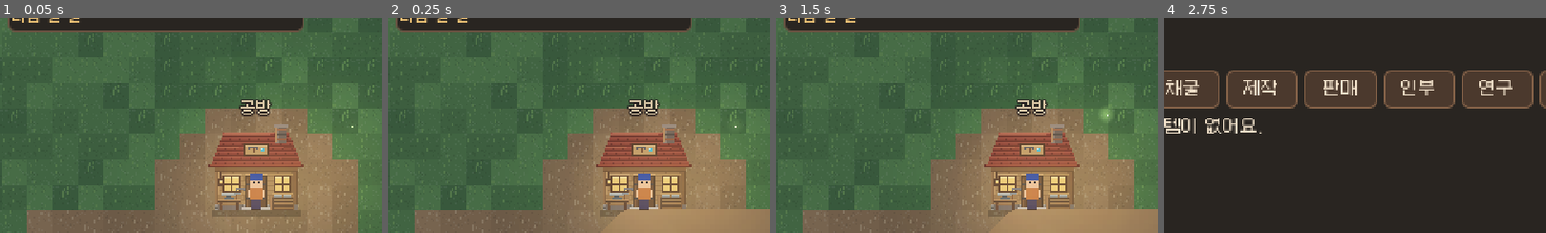
Above: before the commit, frames 1-4 (left to right).
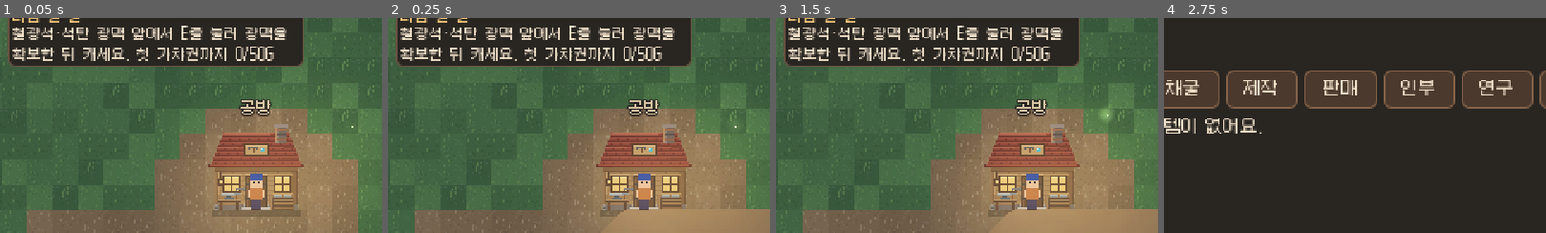
Above: after the commit, the same moments.

Repository: Bellsier/mining-workshop-godot
Game: Godot game, scene res://scenes/world/world_map.tscn
The game is run twice, just before and just after one commit, with the same random seed, the same clock (stepped at 60 frames per second) and the same inputs.
Inputs:
- Up to frame 1 (0.05 s): no input
- Up to frame 2 (0.25 s): no input
- Up to frame 3 (1.5 s): click "가방" at 0.5 s; click "닫기" at 1.25 s
- Up to frame 4 (2.75 s): click "공방 들어가기" at 2 s
The pictures show only the part of the screen within x 16-66%, y 5-55%; the shares and areas given below are measured in that part.

The runs differ from the first frame. In frame 1, 13% of the frame differs, in the area x 2-80%, y 3-23%; in frame 2, 13%; in frame 3, 13%; in frame 4, nothing differs.

Commit message:
C: show the '다음 할 일' card's text (a wrapped label with an ellipsis measured one pixel high)
Seen in the browser screenshots: the card showed its title only. A Label that wraps and trims with an
ellipsis reports a minimum height of 1 px, so the card never grew for its text. Without the ellipsis it wraps
to its lines (at most 3).

Co-Authored-By: Claude Opus 5.5 <noreply@anthropic.com>
Claude-Session: https://claude.ai/code/session_01Ni93vnhU9bsfByP9NM4NRG

Diff:
--- a/scripts/workshop_hud.gd
+++ b/scripts/workshop_hud.gd
@@ -289,7 +289,6 @@
 	_hint_text.mouse_filter = Control.MOUSE_FILTER_IGNORE
 	_hint_text.autowrap_mode = TextServer.AUTOWRAP_WORD_SMART
 	_hint_text.max_lines_visible = 3
-	_hint_text.text_overrun_behavior = TextServer.OVERRUN_TRIM_ELLIPSIS
 	_hint_text.custom_minimum_size.x = 178
 	lines.add_child(_hint_text)
 	_hint_card.hide()
